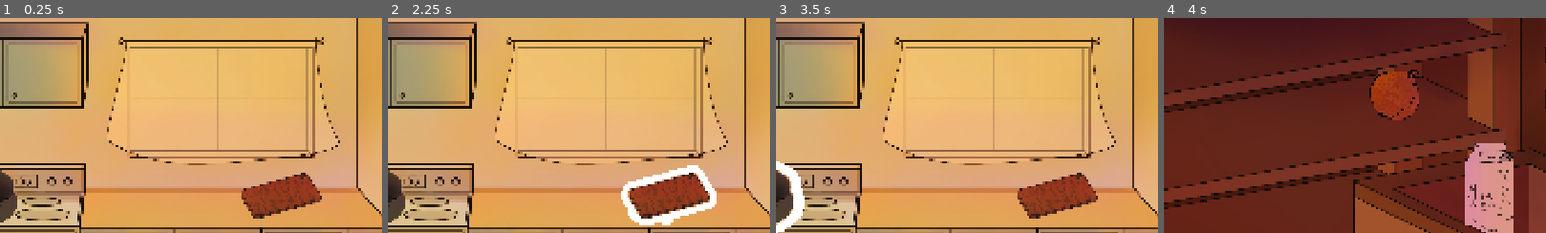
Above: before the commit, frames 1-4 (left to right).
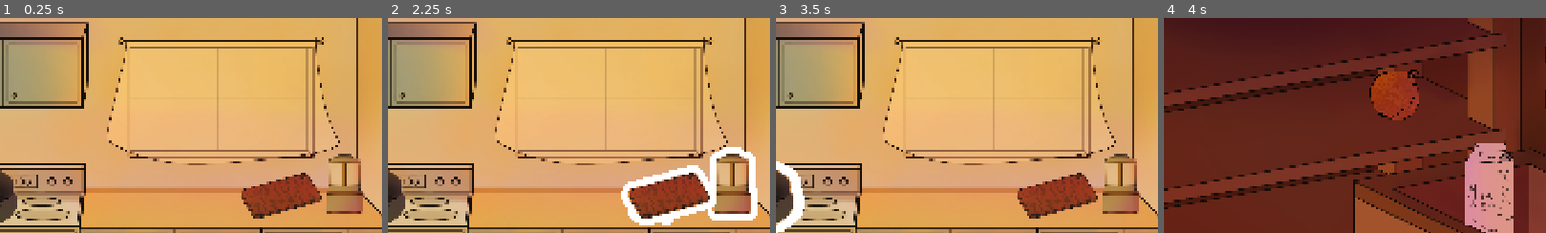
Above: after the commit, the same moments.

Repository: nstryder/Pumpkin-And-Mayhem
Game: Godot game, scene res://src/main.tscn
Same seed, same stepped clock (60 frames per second), same inputs: the game is played once before the commit and once after it.
Inputs (mouse positions are % of the whole screen's width and height, from its top left):
- Up to frame 1 (0.25 s): no input
- Up to frame 2 (2.25 s): tap Enter at 0.5 s; drag from (77, 1) to (23, 52) at 0.52 s; drag from (23, 52) to (77, 1) at 1.27 s; tap Space at 2 s; move the mouse to (65, 50) at 2.02 s; click (65, 50) at 2.17 s
- Up to frame 3 (3.5 s): drag from (45, 70) to (23, 52) at 2.77 s
- Up to frame 4 (4 s): move the mouse to (80, 65) at 3.52 s; click (80, 65) at 3.67 s
The pictures show only the part of the screen within x 25-75%, y 11-61%; the shares and areas given below are measured in that part.

The runs differ from the first frame. In frame 1, 1.9% of the frame differs, in the area x 85-95%, y 63-92%; in frame 2, 3.3%, in the area x 83-97%, y 60-95%; in frame 3, 1.9%; in frame 4, nothing differs.

Commit message:
Implement twist minigame

Diff:
--- a/src/game_components/clickable_area.gd
+++ b/src/game_components/clickable_area.gd
@@ -8,7 +8,7 @@
 	if get_viewport().is_input_handled():
 		return
 
-	if not Utils.event_is_left_click(event):
+	if not Utils.event_is_left_click(event) or not event.is_pressed():
 		return
 
 	get_viewport().set_input_as_handled()
--- a/src/game_screens/kitchen_scene.gd
+++ b/src/game_screens/kitchen_scene.gd
@@ -4,6 +4,11 @@
 const GARLIC_GAME = "uid://bao7qolnlt5wi"
 const ONION_GAME = "uid://cb14c03d2i0xu"
 const PUMPKIN_GAME = "uid://dhb4bcr73gne5"
+
+const QUIZ_BUTTER = "uid://d2w51xuwuxghv"
+const QUIZ_CREAM = "uid://bneba7c1hd8wb"
+const QUIZ_MILK = "uid://bv56nmuxhexnx"
+const QUIZ_SHAKER = "uid://b3fw2lv0c34nj"
 
 @export var debug_skip: bool = false
 
@@ -46,6 +51,10 @@
 	if not GlobalState.got_butter:
 		butter.queue_free()
 
+	if GlobalState.has_all_smalls() and not GlobalState.fixed_twist_smalls:
+		twist_small_ingredients()
+
+
 	if debug_skip:
 		_on_recipe_clickable_clicked()
 
@@ -58,6 +67,10 @@
 func _enable_all_clickables() -> void:
 	to_pantry.process_mode = Node.PROCESS_MODE_INHERIT
 	cutting_board.process_mode = Node.PROCESS_MODE_INHERIT
+
+
+func twist_small_ingredients() -> void:
+	small_ingredients.process_mode = Node.PROCESS_MODE_INHERIT
 
 
 func _on_cutting_board_clicked() -> void:
@@ -79,3 +92,23 @@
 	GlobalState.is_recipe_read = true
 	recipe_clickable.queue_free()
 	_enable_all_clickables()
+
+
+func _on_milk_clicked() -> void:
+	EventBus.hide_recipe.emit()
+	EventBus.scene_change_requested.emit(QUIZ_MILK)
+
+
+func _on_cream_clicked() -> void:
+	EventBus.hide_recipe.emit()
+	EventBus.scene_change_requested.emit(QUIZ_CREAM)
+
+
+func _on_shaker_clicked() -> void:
+	EventBus.hide_recipe.emit()
+	EventBus.scene_change_requested.emit(QUIZ_SHAKER)
+
+
+func _on_butter_clicked() -> void:
+	EventBus.hide_recipe.emit()
+	EventBus.scene_change_requested.emit(QUIZ_BUTTER)
--- a/src/game_screens/kitchen_scene.tscn
+++ b/src/game_screens/kitchen_scene.tscn
@@ -266,7 +266,6 @@
 [node name="SmolFoodProcessor" type="Sprite2D" parent="CuttingBoard" unique_id=1029531692]
 position = Vector2(172, -23)
 texture = ExtResource("7_nft63")
-region_enabled = true
 region_rect = Rect2(1266.8002, 412.9751, 203.50012, 229.90002)
 
 [node name="CuttingBoard" type="Sprite2D" parent="CuttingBoard" unique_id=1900377512]
@@ -338,5 +337,9 @@
 autoplay = &"prompt"
 
 [connection signal="clicked" from="ToPantry" to="SceneChanger" method="request_new_scene"]
+[connection signal="clicked" from="SmallIngredients/Milk" to="." method="_on_milk_clicked"]
+[connection signal="clicked" from="SmallIngredients/Cream" to="." method="_on_cream_clicked"]
+[connection signal="clicked" from="SmallIngredients/Shaker" to="." method="_on_shaker_clicked"]
+[connection signal="clicked" from="SmallIngredients/Butter" to="." method="_on_butter_clicked"]
 [connection signal="clicked" from="CuttingBoard" to="." method="_on_cutting_board_clicked"]
 [connection signal="clicked" from="RecipeClickable" to="." method="_on_recipe_clickable_clicked"]
--- /dev/null
+++ b/src/game_screens/minigames/twist_quiz.gd
@@ -0,0 +1,54 @@
+extends Node2D
+
+
+@export var correct_sprite: Texture2D
+@export var wrong_sprite: Texture2D
+@export var global_variable: String
+
+@export_range(0, 1) var correct_choice: int = 0
+
+@onready var choice_1: Node2D = $Choice1
+@onready var choice_2: Node2D = $Choice2
+@onready var choice_1_sprite: Sprite2D = %Choice1Sprite
+@onready var choice_2_sprite: Sprite2D = %Choice2Sprite
+@onready var choices: Array[Sprite2D]
+@onready var woosh: GPUParticles2D = %Woosh
+@onready var transition: AnimationPlayer = $Transition
+
+
+# Called when the node enters the scene tree for the first time.
+func _ready() -> void:
+	choices.assign([choice_1_sprite, choice_2_sprite])
+	choices[correct_choice].texture = correct_sprite
+	var wrong_choice: int = 1 - correct_choice
+	choices[wrong_choice].texture = wrong_sprite
+
+
+func woosh_unchosen(node: Node2D) -> void:
+	woosh.global_position = node.global_position
+	woosh.restart()
+	node.queue_free()
+
+
+func return_to_kitchen() -> void:
+	transition.play("fade_out")
+	await transition.animation_finished
+	EventBus.scene_change_requested.emit("uid://cu0hrfgp6mbuy")
+
+
+func _on_choice_1_clicked() -> void:
+	if correct_choice == 0:
+		GlobalState.twist_select_correct(global_variable)
+	else:
+		GlobalState.twist_select_wrong(global_variable)
+	woosh_unchosen(choice_2)
+	return_to_kitchen()
+
+
+func _on_choice_2_clicked() -> void:
+	if correct_choice == 1:
+		GlobalState.twist_select_correct(global_variable)
+	else:
+		GlobalState.twist_select_wrong(global_variable)
+	woosh_unchosen(choice_1)
+	return_to_kitchen()
--- /dev/null
+++ b/src/game_screens/minigames/twist_quiz.tscn
@@ -0,0 +1,372 @@
+[gd_scene format=3 uid="uid://ssrockctwoaq"]
+
+[ext_resource type="Script" uid="uid://bqwjgo6b2ccf7" path="res://src/game_screens/minigames/twist_quiz.gd" id="1_20px1"]
+[ext_resource type="Texture2D" uid="uid://d1d5apjogkkhy" path="res://assets/gfx/textures/smoke_sheet.png" id="2_gqsu7"]
+[ext_resource type="PackedScene" uid="uid://b870gceb77832" path="res://src/game_components/clickable_outline_area.tscn" id="3_fc0sf"]
+[ext_resource type="Shader" uid="uid://dwq3k20ebxsvn" path="res://src/shaders/stroke.gdshader" id="4_aecyt"]
+
+[sub_resource type="Animation" id="Animation_gqsu7"]
+length = 0.001
+tracks/0/type = "value"
+tracks/0/imported = false
+tracks/0/enabled = true
+tracks/0/path = NodePath("Prompt:position")
+tracks/0/interp = 1
+tracks/0/loop_wrap = true
+tracks/0/keys = {
+"times": PackedFloat32Array(0),
+"transitions": PackedFloat32Array(1),
+"update": 0,
+"values": [Vector2(960, 110)]
+}
+tracks/1/type = "value"
+tracks/1/imported = false
+tracks/1/enabled = true
+tracks/1/path = NodePath("Prompt:rotation")
+tracks/1/interp = 1
+tracks/1/loop_wrap = true
+tracks/1/keys = {
+"times": PackedFloat32Array(0),
+"transitions": PackedFloat32Array(1),
+"update": 0,
+"values": [0.0]
+}
+tracks/2/type = "value"
+tracks/2/imported = false
+tracks/2/enabled = true
+tracks/2/path = NodePath("Choice2:position")
+tracks/2/interp = 1
+tracks/2/loop_wrap = true
+tracks/2/keys = {
+"times": PackedFloat32Array(0),
+"transitions": PackedFloat32Array(1),
+"update": 0,
+"values": [Vector2(480, 540)]
+}
+tracks/3/type = "value"
+tracks/3/imported = false
+tracks/3/enabled = true
+tracks/3/path = NodePath("Choice1:position")
+tracks/3/interp = 1
+tracks/3/loop_wrap = true
+tracks/3/keys = {
+"times": PackedFloat32Array(0),
+"transitions": PackedFloat32Array(1),
+"update": 0,
+"values": [Vector2(1440, 540.00006)]
+}
+tracks/4/type = "value"
+tracks/4/imported = false
+tracks/4/enabled = true
+tracks/4/path = NodePath("Choice2:rotation")
+tracks/4/interp = 1
+tracks/4/loop_wrap = true
+tracks/4/keys = {
+"times": PackedFloat32Array(0),
+"transitions": PackedFloat32Array(1),
+"update": 0,
+"values": [0.0]
+}
+tracks/5/type = "value"
+tracks/5/imported = false
+tracks/5/enabled = true
+tracks/5/path = NodePath("Choice1:rotation")
+tracks/5/interp = 1
+tracks/5/loop_wrap = true
+tracks/5/keys = {
+"times": PackedFloat32Array(0),
+"transitions": PackedFloat32Array(1),
+"update": 0,
+"values": [0.0]
+}
+
+[sub_resource type="Animation" id="Animation_cn1sf"]
+resource_name = "hover"
+length = 2.0
+loop_mode = 1
+step = 0.25
+tracks/0/type = "value"
+tracks/0/imported = false
+tracks/0/enabled = true
+tracks/0/path = NodePath("Prompt:position")
+tracks/0/interp = 2
+tracks/0/loop_wrap = true
+tracks/0/keys = {
+"times": PackedFloat32Array(0.5, 1.5),
+"transitions": PackedFloat32Array(1, 1),
+"update": 0,
+"values": [Vector2(960, 95), Vector2(960, 115)]
+}
+tracks/1/type = "value"
+tracks/1/imported = false
+tracks/1/enabled = true
+tracks/1/path = NodePath("Prompt:rotation")
+tracks/1/interp = 2
+tracks/1/loop_wrap = true
+tracks/1/keys = {
+"times": PackedFloat32Array(0, 1),
+"transitions": PackedFloat32Array(1, 1),
+"update": 0,
+"values": [-0.017453292, 0.017453292]
+}
+tracks/2/type = "value"
+tracks/2/imported = false
+tracks/2/enabled = true
+tracks/2/path = NodePath("Choice2:position")
+tracks/2/interp = 2
+tracks/2/loop_wrap = true
+tracks/2/keys = {
+"times": PackedFloat32Array(0, 1),
+"transitions": PackedFloat32Array(1, 1),
+"update": 0,
+"values": [Vector2(480, 548), Vector2(480, 532)]
+}
+tracks/3/type = "value"
+tracks/3/imported = false
+tracks/3/enabled = true
+tracks/3/path = NodePath("Choice1:position")
+tracks/3/interp = 2
+tracks/3/loop_wrap = true
+tracks/3/keys = {
+"times": PackedFloat32Array(0.5, 1.5),
+"transitions": PackedFloat32Array(1, 1),
+"update": 0,
+"values": [Vector2(1440, 548), Vector2(1440, 532)]
+}
+tracks/4/type = "value"
+tracks/4/imported = false
+tracks/4/enabled = true
+tracks/4/path = NodePath("Choice2:rotation")
+tracks/4/interp = 2
+tracks/4/loop_wrap = true
+tracks/4/keys = {
+"times": PackedFloat32Array(0.25, 1.25),
+"transitions": PackedFloat32Array(1, 1),
+"update": 0,
+"values": [0.008726646259971648, -0.008726646259971648]
+}
+tracks/5/type = "value"
+tracks/5/imported = false
+tracks/5/enabled = true
+tracks/5/path = NodePath("Choice1:rotation")
+tracks/5/interp = 2
+tracks/5/loop_wrap = true
+tracks/5/keys = {
+"times": PackedFloat32Array(0.75, 1.75),
+"transitions": PackedFloat32Array(1, 1),
+"update": 0,
+"values": [0.008726646259971648, -0.008726646259971648]
+}
+
+[sub_resource type="AnimationLibrary" id="AnimationLibrary_fc0sf"]
+_data = {
+&"RESET": SubResource("Animation_gqsu7"),
+&"hover": SubResource("Animation_cn1sf")
+}
+
+[sub_resource type="Animation" id="Animation_aecyt"]
+length = 0.001
+tracks/0/type = "value"
+tracks/0/imported = false
+tracks/0/enabled = true
+tracks/0/path = NodePath(".:modulate")
+tracks/0/interp = 1
+tracks/0/loop_wrap = true
+tracks/0/keys = {
+"times": PackedFloat32Array(0),
+"transitions": PackedFloat32Array(1),
+"update": 0,
+"values": [Color(1, 1, 1, 1)]
+}
+
+[sub_resource type="Animation" id="Animation_fc0sf"]
+resource_name = "fade_out"
+length = 1.5
+step = 0.5
+tracks/0/type = "value"
+tracks/0/imported = false
+tracks/0/enabled = true
+tracks/0/path = NodePath(".:modulate")
+tracks/0/interp = 1
+tracks/0/loop_wrap = true
+tracks/0/keys = {
+"times": PackedFloat32Array(0.5, 1.5),
+"transitions": PackedFloat32Array(1, 1),
+"update": 0,
+"values": [Color(1, 1, 1, 1), Color(1, 1, 1, 0)]
+}
+
+[sub_resource type="AnimationLibrary" id="AnimationLibrary_aecyt"]
+_data = {
+&"RESET": SubResource("Animation_aecyt"),
+&"fade_out": SubResource("Animation_fc0sf")
+}
+
+[sub_resource type="CanvasItemMaterial" id="CanvasItemMaterial_lwrwe"]
+blend_mode = 1
+particles_animation = true
+particles_anim_h_frames = 4
+particles_anim_v_frames = 2
+particles_anim_loop = false
+
+[sub_resource type="Curve" id="Curve_t87rt"]
+_data = [Vector2(0, 0), 0.0, 0.0, 0, 0, Vector2(0.267562, 1), 0.0, 0.0, 0, 0, Vector2(0.746901, 1), 0.0, 0.0, 0, 0, Vector2(1, 0), 0.0, 0.0, 0, 0]
+point_count = 4
+
+[sub_resource type="CurveTexture" id="CurveTexture_nkkox"]
+curve = SubResource("Curve_t87rt")
+
+[sub_resource type="ParticleProcessMaterial" id="ParticleProcessMaterial_ktohr"]
+particle_flag_disable_z = true
+emission_shape_scale = Vector3(480, 270, 1)
+emission_shape = 2
+emission_sphere_radius = 1.0
+angle_min = -44.99999
+angle_max = 45.00001
+spread = 180.0
+initial_velocity_min = 500.71
+initial_velocity_max = 598.57
+gravity = Vector3(0, 98, 0)
+radial_accel_min = 26.879997
+radial_accel_max = 51.249996
+scale_min = 3.0
+scale_max = 3.0
+color = Color(0.0790124, 0.0018916348, 0.07902161, 1)
+alpha_curve = SubResource("CurveTexture_nkkox")
+anim_offset_max = 1.0
+turbulence_noise_speed_random = 4.0
+turbulence_influence_max = 0.14
+
+[sub_resource type="LabelSettings" id="LabelSettings_lwrwe"]
+font_size = 48
+shadow_color = Color(0, 0, 0, 0.54509807)
+shadow_offset = Vector2(2, 2)
+
+[sub_resource type="ShaderMaterial" id="ShaderMaterial_se2ad"]
+resource_local_to_scene = true
+shader = ExtResource("4_aecyt")
+shader_parameter/color = Color(1, 1, 1, 1)
+shader_parameter/width = 0.0
+shader_parameter/pattern = 1
+shader_parameter/inside = false
+shader_parameter/add_margins = true
+
+[sub_resource type="RectangleShape2D" id="RectangleShape2D_fc0sf"]
+size = Vector2(540, 540)
+
+[sub_resource type="ShaderMaterial" id="ShaderMaterial_fc0sf"]
+resource_local_to_scene = true
+shader = ExtResource("4_aecyt")
+shader_parameter/color = Color(1, 1, 1, 1)
+shader_parameter/width = 0.0
+shader_parameter/pattern = 1
+shader_parameter/inside = false
+shader_parameter/add_margins = true
+
+[sub_resource type="RectangleShape2D" id="RectangleShape2D_lwrwe"]
+size = Vector2(540, 540)
+
+[sub_resource type="CanvasItemMaterial" id="CanvasItemMaterial_fc0sf"]
+blend_mode = 1
+particles_animation = true
+particles_anim_h_frames = 4
+particles_anim_v_frames = 2
+particles_anim_loop = false
+
+[sub_resource type="Curve" id="Curve_aecyt"]
+_data = [Vector2(0, 1), 0.0, 0.0, 0, 0, Vector2(0.9791427, 0), -2.6520996, 0.0, 0, 0]
+point_count = 2
+
+[sub_resource type="CurveTexture" id="CurveTexture_od81e"]
+curve = SubResource("Curve_aecyt")
+
+[sub_resource type="ParticleProcessMaterial" id="ParticleProcessMaterial_se2ad"]
+particle_flag_disable_z = true
+angle_min = 1.0728835e-05
+angle_max = 360.00003
+spread = 180.0
+initial_velocity_min = 200.0
+initial_velocity_max = 200.0
+angular_velocity_min = -45.000015
+angular_velocity_max = 44.999985
+gravity = Vector3(0, -400, 0)
+color = Color(0.9369793, 0.15030318, 0.9999998, 1)
+alpha_curve = SubResource("CurveTexture_od81e")
+anim_offset_max = 1.0
+turbulence_enabled = true
+turbulence_noise_strength = 20.0
+
+[node name="TwistQuiz" type="Node2D" unique_id=98396052]
+script = ExtResource("1_20px1")
+
+[node name="Hover" type="AnimationPlayer" parent="." unique_id=278589784]
+libraries/ = SubResource("AnimationLibrary_fc0sf")
+autoplay = &"hover"
+
+[node name="Transition" type="AnimationPlayer" parent="." unique_id=1663414677]
+libraries/ = SubResource("AnimationLibrary_aecyt")
+
+[node name="SmokeParticles" type="GPUParticles2D" parent="." unique_id=533602440]
+material = SubResource("CanvasItemMaterial_lwrwe")
+position = Vector2(960, 540)
+amount = 16
+texture = ExtResource("2_gqsu7")
+process_material = SubResource("ParticleProcessMaterial_ktohr")
+
+[node name="Prompt" type="Node2D" parent="." unique_id=1146350234]
+position = Vector2(960, 110)
+
+[node name="Label" type="Label" parent="Prompt" unique_id=653751046]
+anchors_preset = 8
+anchor_left = 0.5
+anchor_top = 0.5
+anchor_right = 0.5
+anchor_bottom = 0.5
+offset_left = -20.0
+offset_top = -11.5
+offset_right = 20.0
+offset_bottom = 11.5
+grow_horizontal = 2
+grow_vertical = 2
+text = "Which is the correct ingredient again...?"
+label_settings = SubResource("LabelSettings_lwrwe")
+horizontal_alignment = 1
+
+[node name="Choice2" type="Node2D" parent="." unique_id=1675814794]
+position = Vector2(480, 540)
+
+[node name="Choice2" parent="Choice2" unique_id=1746058275 instance=ExtResource("3_fc0sf")]
+material = SubResource("ShaderMaterial_se2ad")
+rotation = -0.01199914
+scale = Vector2(1.0000001, 1.0000001)
+
+[node name="Choice2Sprite" type="Sprite2D" parent="Choice2/Choice2" unique_id=509626065]
+unique_name_in_owner = true
+
+[node name="CollisionShape2D" type="CollisionShape2D" parent="Choice2/Choice2" unique_id=1897556772]
+shape = SubResource("RectangleShape2D_fc0sf")
+
+[node name="Choice1" type="Node2D" parent="." unique_id=2132052345]
+position = Vector2(1440, 540.00006)
+
+[node name="Choice1" parent="Choice1" unique_id=1475868059 instance=ExtResource("3_fc0sf")]
+material = SubResource("ShaderMaterial_fc0sf")
+scale = Vector2(1.0000002, 1.0000002)
+
+[node name="Choice1Sprite" type="Sprite2D" parent="Choice1/Choice1" unique_id=829936624]
+unique_name_in_owner = true
+
+[node name="CollisionShape2D" type="CollisionShape2D" parent="Choice1/Choice1" unique_id=1645068216]
+shape = SubResource("RectangleShape2D_lwrwe")
+
+[node name="Woosh" type="GPUParticles2D" parent="." unique_id=958353724]
+unique_name_in_owner = true
+material = SubResource("CanvasItemMaterial_fc0sf")
+emitting = false
+texture = ExtResource("2_gqsu7")
+one_shot = true
+explosiveness = 1.0
+process_material = SubResource("ParticleProcessMaterial_se2ad")
+
+[connection signal="clicked" from="Choice2/Choice2" to="." method="_on_choice_2_clicked"]
+[connection signal="clicked" from="Choice1/Choice1" to="." method="_on_choice_1_clicked"]
--- /dev/null
+++ b/src/game_screens/minigames/twist_quizzes/quiz_butter.tscn
@@ -0,0 +1,35 @@
+[gd_scene format=3 uid="uid://d2w51xuwuxghv"]
+
+[ext_resource type="PackedScene" uid="uid://ssrockctwoaq" path="res://src/game_screens/minigames/twist_quiz.tscn" id="1_el0b0"]
+[ext_resource type="Texture2D" uid="uid://k3fhct5gnqag" path="res://assets/gfx/sprites/ingredients/butterFull.png" id="2_kd8l3"]
+[ext_resource type="Texture2D" uid="uid://cyumuhkyfbj6o" path="res://assets/gfx/sprites/ingredients/butterBitten.png" id="3_ks6os"]
+[ext_resource type="Shader" uid="uid://dwq3k20ebxsvn" path="res://src/shaders/stroke.gdshader" id="4_nu2do"]
+
+[sub_resource type="ShaderMaterial" id="ShaderMaterial_awe6m"]
+resource_local_to_scene = true
+shader = ExtResource("4_nu2do")
+shader_parameter/color = Color(1, 1, 1, 1)
+shader_parameter/width = 0.0
+shader_parameter/pattern = 1
+shader_parameter/inside = false
+shader_parameter/add_margins = true
+
+[sub_resource type="ShaderMaterial" id="ShaderMaterial_2lmjq"]
+resource_local_to_scene = true
+shader = ExtResource("4_nu2do")
+shader_parameter/color = Color(1, 1, 1, 1)
+shader_parameter/width = 0.0
+shader_parameter/pattern = 1
+shader_parameter/inside = false
+shader_parameter/add_margins = true
+
+[node name="QuizButter" unique_id=98396052 instance=ExtResource("1_el0b0")]
+correct_sprite = ExtResource("2_kd8l3")
+wrong_sprite = ExtResource("3_ks6os")
+global_variable = "butter"
+
+[node name="Choice2" parent="Choice2" parent_id_path=PackedInt32Array(1675814794) index="0" unique_id=1746058275]
+material = SubResource("ShaderMaterial_awe6m")
+
+[node name="Choice1" parent="Choice1" parent_id_path=PackedInt32Array(2132052345) index="0" unique_id=1475868059]
+material = SubResource("ShaderMaterial_2lmjq")
--- /dev/null
+++ b/src/game_screens/minigames/twist_quizzes/quiz_cream.tscn
@@ -0,0 +1,36 @@
+[gd_scene format=3 uid="uid://bneba7c1hd8wb"]
+
+[ext_resource type="PackedScene" uid="uid://ssrockctwoaq" path="res://src/game_screens/minigames/twist_quiz.tscn" id="1_1k1xq"]
+[ext_resource type="Shader" uid="uid://dwq3k20ebxsvn" path="res://src/shaders/stroke.gdshader" id="2_dxvcc"]
+[ext_resource type="Texture2D" uid="uid://b2ybjva3igr2j" path="res://assets/gfx/sprites/ingredients/cream.png" id="2_lc3ey"]
+[ext_resource type="Texture2D" uid="uid://bsajpet38tuqg" path="res://assets/gfx/sprites/ingredients/creamTwist.png" id="3_gsxwb"]
+
+[sub_resource type="ShaderMaterial" id="ShaderMaterial_8oand"]
+resource_local_to_scene = true
+shader = ExtResource("2_dxvcc")
+shader_parameter/color = Color(1, 1, 1, 1)
+shader_parameter/width = 0.0
+shader_parameter/pattern = 1
+shader_parameter/inside = false
+shader_parameter/add_margins = true
+
+[sub_resource type="ShaderMaterial" id="ShaderMaterial_lc3ey"]
+resource_local_to_scene = true
+shader = ExtResource("2_dxvcc")
+shader_parameter/color = Color(1, 1, 1, 1)
+shader_parameter/width = 0.0
+shader_parameter/pattern = 1
+shader_parameter/inside = false
+shader_parameter/add_margins = true
+
+[node name="QuizCream" unique_id=98396052 instance=ExtResource("1_1k1xq")]
+correct_sprite = ExtResource("2_lc3ey")
+wrong_sprite = ExtResource("3_gsxwb")
+global_variable = "cream"
+correct_choice = 1
+
+[node name="Choice2" parent="Choice2" parent_id_path=PackedInt32Array(1675814794) index="0" unique_id=1746058275]
+material = SubResource("ShaderMaterial_8oand")
+
+[node name="Choice1" parent="Choice1" parent_id_path=PackedInt32Array(2132052345) index="0" unique_id=1475868059]
+material = SubResource("ShaderMaterial_lc3ey")
--- /dev/null
+++ b/src/game_screens/minigames/twist_quizzes/quiz_milk.tscn
@@ -0,0 +1,35 @@
+[gd_scene format=3 uid="uid://bv56nmuxhexnx"]
+
+[ext_resource type="PackedScene" uid="uid://ssrockctwoaq" path="res://src/game_screens/minigames/twist_quiz.tscn" id="1_5u365"]
+[ext_resource type="Texture2D" uid="uid://pvuyroskktye" path="res://assets/gfx/sprites/ingredients/milk.png" id="2_e62de"]
+[ext_resource type="Texture2D" uid="uid://btj42vo0f0d0o" path="res://assets/gfx/sprites/ingredients/milkTwist.png" id="3_7k4tu"]
+[ext_resource type="Shader" uid="uid://dwq3k20ebxsvn" path="res://src/shaders/stroke.gdshader" id="4_ho36h"]
+
+[sub_resource type="ShaderMaterial" id="ShaderMaterial_e62de"]
+resource_local_to_scene = true
+shader = ExtResource("4_ho36h")
+shader_parameter/color = Color(1, 1, 1, 1)
+shader_parameter/width = 0.0
+shader_parameter/pattern = 1
+shader_parameter/inside = false
+shader_parameter/add_margins = true
+
+[sub_resource type="ShaderMaterial" id="ShaderMaterial_7k4tu"]
+resource_local_to_scene = true
+shader = ExtResource("4_ho36h")
+shader_parameter/color = Color(1, 1, 1, 1)
+shader_parameter/width = 0.0
+shader_parameter/pattern = 1
+shader_parameter/inside = false
+shader_parameter/add_margins = true
+
+[node name="QuizMilk" unique_id=98396052 instance=ExtResource("1_5u365")]
+correct_sprite = ExtResource("2_e62de")
+wrong_sprite = ExtResource("3_7k4tu")
+global_variable = "milk"
+
+[node name="Choice2" parent="Choice2" parent_id_path=PackedInt32Array(1675814794) index="0" unique_id=1746058275]
+material = SubResource("ShaderMaterial_e62de")
+
+[node name="Choice1" parent="Choice1" parent_id_path=PackedInt32Array(2132052345) index="0" unique_id=1475868059]
+material = SubResource("ShaderMaterial_7k4tu")
--- /dev/null
+++ b/src/game_screens/minigames/twist_quizzes/quiz_shaker.tscn
@@ -0,0 +1,36 @@
+[gd_scene format=3 uid="uid://b3fw2lv0c34nj"]
+
+[ext_resource type="PackedScene" uid="uid://ssrockctwoaq" path="res://src/game_screens/minigames/twist_quiz.tscn" id="1_6obtb"]
+[ext_resource type="Texture2D" uid="uid://dn6818hr3pdq3" path="res://assets/gfx/sprites/tools/shakerClosed.png" id="2_uj61w"]
+[ext_resource type="Texture2D" uid="uid://cr8cmt03e8hq7" path="res://assets/gfx/sprites/tools/shakerTwisted.png" id="3_lsafy"]
+[ext_resource type="Shader" uid="uid://dwq3k20ebxsvn" path="res://src/shaders/stroke.gdshader" id="4_pynvk"]
+
+[sub_resource type="ShaderMaterial" id="ShaderMaterial_sicc6"]
+resource_local_to_scene = true
+shader = ExtResource("4_pynvk")
+shader_parameter/color = Color(1, 1, 1, 1)
+shader_parameter/width = 0.0
+shader_parameter/pattern = 1
+shader_parameter/inside = false
+shader_parameter/add_margins = true
+
+[sub_resource type="ShaderMaterial" id="ShaderMaterial_b7o4d"]
+resource_local_to_scene = true
+shader = ExtResource("4_pynvk")
+shader_parameter/color = Color(1, 1, 1, 1)
+shader_parameter/width = 0.0
+shader_parameter/pattern = 1
+shader_parameter/inside = false
+shader_parameter/add_margins = true
+
+[node name="QuizShaker" unique_id=98396052 instance=ExtResource("1_6obtb")]
+correct_sprite = ExtResource("2_uj61w")
+wrong_sprite = ExtResource("3_lsafy")
+global_variable = "shaker"
+correct_choice = 1
+
+[node name="Choice2" parent="Choice2" parent_id_path=PackedInt32Array(1675814794) index="0" unique_id=1746058275]
+material = SubResource("ShaderMaterial_sicc6")
+
+[node name="Choice1" parent="Choice1" parent_id_path=PackedInt32Array(2132052345) index="0" unique_id=1475868059]
+material = SubResource("ShaderMaterial_b7o4d")
--- a/src/globals/global_state.gd
+++ b/src/globals/global_state.gd
@@ -6,6 +6,12 @@
 	PUMPKIN,
 	ONION,
 	GARLIC,
+}
+
+enum Status {
+	NONE,
+	NORMAL,
+	TWISTED
 }
 
 var current_item := Items.NONE
@@ -39,6 +45,12 @@
 var got_cream: bool = false
 var got_butter: bool = false
 var got_shaker: bool = false
+var fixed_twist_smalls: bool = false
+
+var milk_status := Status.NONE
+var cream_status := Status.NONE
+var butter_status := Status.NONE
+var shaker_status := Status.NONE
 
 
 func _ready() -> void:
@@ -47,3 +59,17 @@
 
 func is_holding_item() -> bool:
 	return current_item != Items.NONE
+
+
+func has_all_smalls() -> bool:
+	return got_milk and got_cream and got_butter and got_shaker
+
+
+func twist_select_correct(variable_name: String) -> void:
+	print("That's correct!")
+	set(variable_name + "_status", Status.NORMAL)
+
+
+func twist_select_wrong(variable_name: String) -> void:
+	print("That's wrong.")
+	set(variable_name + "_status", Status.TWISTED)
Not shown, added: src/game_screens/minigames/twist_quiz.gd.uid
